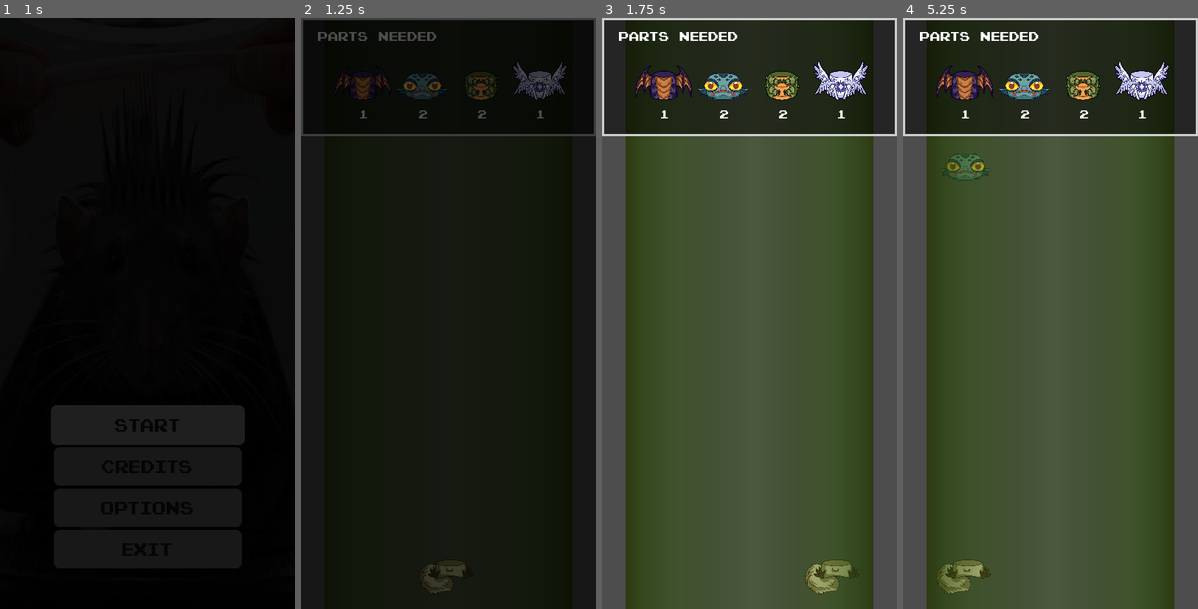
Above: before the commit, frames 1-4 (left to right).
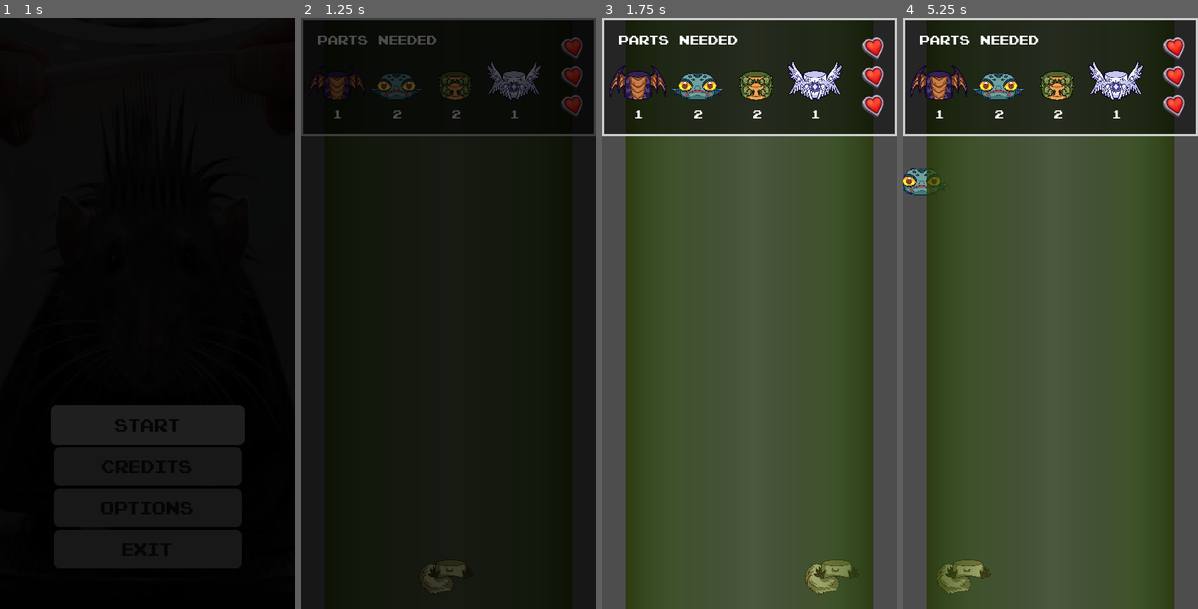
Above: after the commit, the same moments.

Repository: DamDro95/stacking-game
Game: Godot game, scene res://Scenes/user_interface/main_menu.tscn
Two runs of this game, one before a commit and one after it. Both use one fixed random seed, a clock stepped at 60 frames per second and the inputs below.
Inputs (mouse positions are in pixels of both pictures, inside the frame that each line leads up to):
- Up to frame 1 (1 s): click "Start" at 0.5 s
- Up to frame 2 (1.25 s): no input
- Up to frame 3 (1.75 s): move the mouse to (814, 283) at 1.27 s; hold Right (ui_right) from 1.28 s (still down)
- Up to frame 4 (5.25 s): tap Enter at 2 s; move the mouse to (991, 343) at 2.02 s; release Right (ui_right) at 2.03 s; hold Left (ui_left) 2.03-2.78 s; move the mouse to (1080, 183) at 2.77 s; hold Right (ui_right) 2.78-4.28 s; move the mouse to (1035, 431) at 3.52 s; move the mouse to (1139, 402) at 4.27 s; hold Left (ui_left) from 4.28 s (still down); move the mouse to (962, 224) at 5.02 s

Frame 1 is identical in both runs. In frame 2, 3.1% of the frame differs, in the area x 3-96%, y 2-17%; in frame 3, 4.9%; in frame 4, 5.6%, in the area x 0-96%, y 2-30%.

Commit message:
added hearts and edited ui layout

Diff:
--- a/Scenes/misc/animated_sprite_2d.tscn
+++ b/Scenes/misc/animated_sprite_2d.tscn
@@ -1,18 +1,29 @@
 [gd_scene format=3 uid="uid://dpu2syi0c16he"]
+
+[ext_resource type="Texture2D" uid="uid://hx0uswcy7io8" path="res://Assets/HeartFull.png" id="1_mdnuc"]
+[ext_resource type="Texture2D" uid="uid://bu62l7ux7nh1d" path="res://Assets/HeartEmpty.png" id="2_f5uvf"]
 
 [sub_resource type="SpriteFrames" id="SpriteFrames_lv5ao"]
 animations = [{
-"frames": [],
+"frames": [{
+"duration": 1.0,
+"texture": ExtResource("1_mdnuc")
+}],
 "loop": true,
 "name": &"default",
 "speed": 5.0
 }, {
-"frames": [],
+"frames": [{
+"duration": 1.0,
+"texture": ExtResource("2_f5uvf")
+}],
 "loop": true,
-"name": &"low",
+"name": &"empty",
 "speed": 5.0
 }]
 
 [node name="AnimatedSprite2D" type="AnimatedSprite2D" unique_id=92119911]
+scale = Vector2(0.1, 0.1)
 sprite_frames = SubResource("SpriteFrames_lv5ao")
+animation = &"empty"
 autoplay = "default"
--- a/Scenes/user_interface/screen_overlay.tscn
+++ b/Scenes/user_interface/screen_overlay.tscn
@@ -2,6 +2,7 @@
 
 [ext_resource type="Script" uid="uid://c3sovisraq1ld" path="res://Scripts/user_interface/screen_overlay.gd" id="1_racfr"]
 [ext_resource type="FontFile" uid="uid://be3ulcs2pdgho" path="res://Assets/PixelEmulator-xq08.ttf" id="2_anioc"]
+[ext_resource type="PackedScene" uid="uid://dpu2syi0c16he" path="res://Scenes/misc/animated_sprite_2d.tscn" id="2_fgiyv"]
 
 [sub_resource type="Gradient" id="Gradient_4tcwv"]
 offsets = PackedFloat32Array(0.51282054)
@@ -49,12 +50,6 @@
 scale = Vector2(5.2499995, 12.5)
 texture = SubResource("GradientTexture2D_fgiyv")
 
-[node name="HBoxContainer" type="HBoxContainer" parent="." unique_id=1555257695]
-offset_left = 200.0
-offset_top = 8.0
-offset_right = 376.0
-offset_bottom = 40.0
-
 [node name="PanelContainer" type="PanelContainer" parent="." unique_id=834639274]
 offset_right = 400.0
 offset_bottom = 160.0
@@ -63,7 +58,7 @@
 [node name="MarginContainer" type="MarginContainer" parent="PanelContainer" unique_id=118731049]
 layout_mode = 2
 theme_override_constants/margin_left = 20
-theme_override_constants/margin_top = 10
+theme_override_constants/margin_top = 15
 theme_override_constants/margin_right = 20
 theme_override_constants/margin_bottom = 10
 
@@ -73,3 +68,37 @@
 theme_override_fonts/font = ExtResource("2_anioc")
 theme_override_font_sizes/font_size = 18
 text = "Parts Needed"
+
+[node name="VBoxContainer" type="VBoxContainer" parent="." unique_id=467996318]
+unique_name_in_owner = true
+offset_left = 344.0
+offset_top = 24.0
+offset_right = 384.0
+offset_bottom = 137.0
+
+[node name="heart" type="TextureRect" parent="VBoxContainer" unique_id=364109254]
+custom_minimum_size = Vector2(0, 35)
+layout_mode = 2
+
+[node name="AnimatedSprite2D" parent="VBoxContainer/heart" unique_id=92119911 instance=ExtResource("2_fgiyv")]
+position = Vector2(23.999996, 15.999999)
+scale = Vector2(0.2, 0.2)
+animation = &"default"
+
+[node name="heart2" type="TextureRect" parent="VBoxContainer" unique_id=1520314136]
+custom_minimum_size = Vector2(0, 35)
+layout_mode = 2
+
+[node name="AnimatedSprite2D" parent="VBoxContainer/heart2" unique_id=843535634 instance=ExtResource("2_fgiyv")]
+position = Vector2(23.999996, 15.999999)
+scale = Vector2(0.2, 0.2)
+animation = &"default"
+
+[node name="heart3" type="TextureRect" parent="VBoxContainer" unique_id=342742190]
+custom_minimum_size = Vector2(0, 35)
+layout_mode = 2
+
+[node name="AnimatedSprite2D" parent="VBoxContainer/heart3" unique_id=1553399083 instance=ExtResource("2_fgiyv")]
+position = Vector2(23.999996, 15.999999)
+scale = Vector2(0.2, 0.2)
+animation = &"default"
--- a/Scripts/gameplay/node_2d.gd
+++ b/Scripts/gameplay/node_2d.gd
@@ -1,7 +1,7 @@
 extends Node2D
 
-@export var point_1: Vector2 = Vector2(-90,-400)
-@export var point_2: Vector2 = Vector2(90,-400)
+@export var stackable_spawn_point_1: Vector2 = Vector2(-90,-400)
+@export var Stackable_spawn_point_2: Vector2 = Vector2(90,-400)
 
 @onready var stackable_object: Resource = preload("res://Scenes/gameplay/StackableObject.tscn")
 @onready var is_paused: bool = false
@@ -18,6 +18,7 @@
 	recipe_manager.invalid_item_stacked.connect(player_manager.apply_damage)
 	recipe_manager.valid_item_stacked.connect(valid_item_stacked)
 	player_manager.player_died.connect(game_lose)
+	player_manager.took_damage.connect(health_changed)
 
 	recipe_manager.new_recipe()
 
@@ -39,12 +40,16 @@
 	# Places the instanced Stackable into the Scene Tree
 	add_child(stackable_instance)
 	# Generate a spawn location
-	var spawn_location: Vector2 = get_a_random_position(point_1, point_2)
+	var spawn_location: Vector2 = get_a_random_position(stackable_spawn_point_1, Stackable_spawn_point_2)
 	# Sets the position of the spawn location when instantiating
 	stackable_instance.set_position(spawn_location)
 
 func valid_item_stacked(Key: String, recipe: Dictionary):
 	$ScreenOverlay.update_ui(Key, recipe)
+
+func health_changed(health: int):
+	# call the function in screen overlay which might look something like:
+	$ScreenOverlay.update_hearts(health)
 
 # Spawning Stackables at a specified interval
 func _on_spawn_timer_timeout() -> void:
--- a/Scripts/gameplay/player_manager.gd
+++ b/Scripts/gameplay/player_manager.gd
@@ -5,9 +5,10 @@
 var health = 3
 
 signal player_died
+signal took_damage(health: int)
 
 func apply_damage() -> void:
 	health -= 1
-
+	took_damage.emit(health)
 	if health < 1:
 		player_died.emit()
--- a/Scripts/user_interface/screen_overlay.gd
+++ b/Scripts/user_interface/screen_overlay.gd
@@ -4,6 +4,7 @@
 var custom_font = load("res://Assets/PixelEmulator-xq08.ttf")
 
 var label_collection: Dictionary = {}
+var hearts_list: Array[TextureRect]
 
 # Called when the node enters the scene tree for the first time.
 func _ready() -> void:
@@ -17,10 +18,10 @@
 	var anim_sprite = temp_instance.get_node_or_null("AnimatedSprite2D")
 
 	var texture_container = []
-	var texture_position = 40
+	var texture_position = 5
 
 	var label_container = []
-	var label_position = 80
+	var label_position = 45
 
 	for Key in recipe:
 		# Displaying which Parts with TextureRects
@@ -47,3 +48,11 @@
 		var amount = str(recipe[Key])
 		labels.text = amount
 		label_collection[Key] = labels
+
+func update_hearts(health: int):
+	if health == 2:
+		$VBoxContainer/heart/AnimatedSprite2D.play("empty")
+	elif health == 1:
+		$VBoxContainer/heart2/AnimatedSprite2D.play("empty")
+	elif health == 0:
+		$VBoxContainer/heart3/AnimatedSprite2D.play("empty")
Binary file added: Assets/HeartEmpty.png
Not shown, added: Assets/HeartEmpty.png.import
Binary file added: Assets/HeartFull.png
Not shown, added: Assets/HeartFull.png.import
